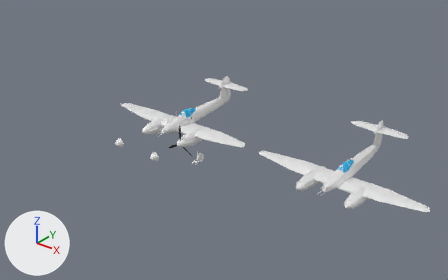
One commit to the FBX model Assets/1.Sof Objects/Aircrafts/Whirlwind/Whirlwind.fbx: the scene before it, then after it.
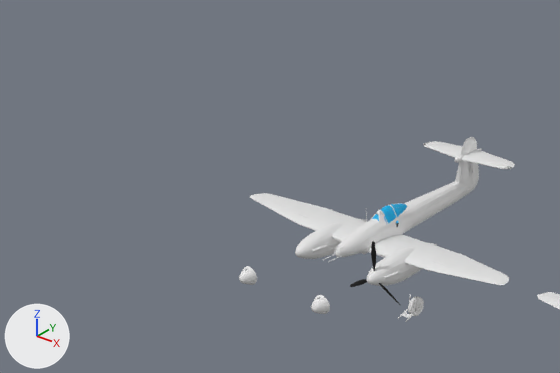
Each version is shown whole from a 50 mm camera at (32.5, -35.0, 21.3) aimed at (2.9, 2.1, -1.7), then close up on the part from 0% to 60% of the width and 4% to 68% of the height. Every picture has the same lights, and +X, +Y and +Z are marked at lower left. Where no turn or scale is listed for an object, it has been applied to the vertices. Vertices at the same position are counted once.

In view in the first close-up: 'Whirlwind Front Left Wheel', 'Whirlwind Fuselage', 'Whirlwind Landing Gear', 'Whirlwind Left Cowling', 'Whirlwind Left Wing Section 1', 'Whirlwind Left Wing Section 2', 'Whirlwind Left Wing Section 3', 'Whirlwind Nose', 'Whirlwind Right Cowling', 'Whirlwind Right Wing Section 1', 'Whirlwind Right Wing Section 2', 'Whirlwind Right Wing Section 3', 'Whirlwind Tail'.
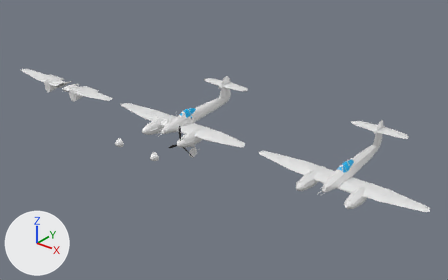
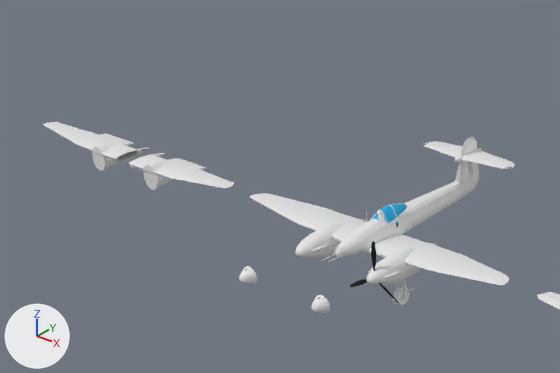
Patch to the scene script:
```diff
--- a/Assets/1.Sof Objects/Aircrafts/Whirlwind/Whirlwind.fbx.py
+++ b/Assets/1.Sof Objects/Aircrafts/Whirlwind/Whirlwind.fbx.py
@@ me_whirlwind_gear_piston @@
-me_whirlwind_gear_piston.from_pydata(...)  # 312 vertices, 364 faces; spans x -0.24..0.25, y -0.014..0.92, z -0.017..0.288
+me_whirlwind_gear_piston.from_pydata(...)  # 100 vertices, 104 faces; spans x -0.231..0.241, y -0.03..0.029, z -0.518..0.012
+# me_whirlwind_gear_piston part 1: 312 vertices removed from x -0.24..0.25, y -0.014..0.92, z -0.017..0.288; 100 vertices added at x -0.231..0.241, y -0.03..0.029, z -0.518..0.012
 me_whirlwind_gear_piston.materials.append(mat_whirlwind)
@@ ob_whirlwind_front_left_wheel @@
 ob_whirlwind_front_left_wheel = bpy.data.objects.new('Whirlwind Front Left Wheel', me_whirlwind_front_wheel)
-ob_whirlwind_front_left_wheel.location = (1.94, 0.02, -2.84)
+ob_whirlwind_front_left_wheel.location = (1.94, -0.86, -2.02)
@@ ob_whirlwind_landing_gear @@
 ob_whirlwind_landing_gear = bpy.data.objects.new('Whirlwind Landing Gear', me_whirlwind_gear_piston)
-ob_whirlwind_landing_gear.location = (1.94, -0.86, -3.1)
+ob_whirlwind_landing_gear.location = (1.94, -0.86, -1.1)
@@ ob_whirlwind_right_slat_1 @@
+ob_whirlwind_right_slat_1 = bpy.data.objects.new('Whirlwind Right Slat 1', me_whirlwind_right_slat_1)  # 40 vertices, 35 faces; spans x -0.523..0.523, y -0.063..0.357, z -0.031..0.057; in mat_whirlwind (white #e7e7e7)
+ob_whirlwind_right_slat_1.location = (-15.99, -1.01, -0.29)
@@ ob_whirlwind_left_wing_section_2_slat @@
+ob_whirlwind_left_wing_section_2_slat = bpy.data.objects.new('Whirlwind Left Wing Section 2_Slat', me_whirlwind_left_wing_section_2_slat)  # 104 vertices, 104 faces; spans x -1.63..1.63, y -0.93..0.93, z -0.18..0.18; in mat_whirlwind (white #e7e7e7)
+ob_whirlwind_left_wing_section_2_slat.location = (-9.91, -0.09, -0.25)
@@ ob_whirlwind_left_slat_2 @@
+ob_whirlwind_left_slat_2 = bpy.data.objects.new('Whirlwind Left Slat 2', me_whirlwind_left_slat_2)  # 59 vertices, 52 faces; spans x -1.29..1.74, y -0.2..0.46, z -0.15..0.11; in mat_whirlwind (white #e7e7e7)
+ob_whirlwind_left_slat_2.location = (-10.25, -0.85, -0.19)
@@ ob_whirlwind_left_slat_1 @@
+ob_whirlwind_left_slat_1 = bpy.data.objects.new('Whirlwind Left Slat 1', me_whirlwind_left_slat_1)  # 40 vertices, 35 faces; spans x -0.523..0.523, y -0.063..0.357, z -0.031..0.057; in mat_whirlwind (white #e7e7e7)
+ob_whirlwind_left_slat_1.location = (-14.01, -1.01, -0.29)
@@ ob_whirlwind_right_wing_section_2_slat @@
+ob_whirlwind_right_wing_section_2_slat = bpy.data.objects.new('Whirlwind Right Wing Section 2_Slat', me_whirlwind_right_wing_section_2_slat)  # 104 vertices, 104 faces; spans x -1.63..1.63, y -0.93..0.93, z -0.18..0.18; in mat_whirlwind (white #e7e7e7)
+ob_whirlwind_right_wing_section_2_slat.location = (-20.09, -0.09, -0.25)
@@ ob_whirlwind_right_wing_section_1_slat @@
+ob_whirlwind_right_wing_section_1_slat = bpy.data.objects.new('Whirlwind Right Wing Section 1_Slat', me_whirlwind_right_wing_section_1_slat)  # 526 vertices, 635 faces; spans x -1.48..1.54, y -0.99..1.0, z -0.61..0.61; in mat_whirlwind (white #e7e7e7)
+ob_whirlwind_right_wing_section_1_slat.location = (-16.99, -0.1, -0.66)
@@ ob_whirlwind_left_wing_section_1_slat @@
+ob_whirlwind_left_wing_section_1_slat = bpy.data.objects.new('Whirlwind Left Wing Section 1_Slat', me_whirlwind_left_wing_section_1_slat)  # 526 vertices, 635 faces; spans x -1.54..1.48, y -0.99..1.0, z -0.61..0.61; in mat_whirlwind (white #e7e7e7)
+ob_whirlwind_left_wing_section_1_slat.location = (-13.01, -0.1, -0.66)
@@ ob_whirlwind_right_slat_2 @@
+ob_whirlwind_right_slat_2 = bpy.data.objects.new('Whirlwind Right Slat 2', me_whirlwind_right_slat_2)  # 59 vertices, 52 faces; spans x -1.74..1.29, y -0.2..0.46, z -0.15..0.11; in mat_whirlwind (white #e7e7e7)
+ob_whirlwind_right_slat_2.location = (-19.75, -0.85, -0.19)
```

Location of each change, (x1, y1, x2, y2) in pixels of the close-ups (560 x 373 px):
'Whirlwind Right Wing Section 1_Slat', added
    after: (77, 135, 150, 171)
'Whirlwind Left Wing Section 1_Slat', added
    after: (130, 153, 203, 190)
'Whirlwind Left Wing Section 2_Slat', added
    after: (176, 167, 234, 188)
'Whirlwind Right Wing Section 2_Slat', added
    after: (43, 122, 109, 142)
'Whirlwind Front Left Wheel', moved
    before: (408, 296, 424, 316)
    after: (393, 286, 409, 306)
'Whirlwind Left Slat 2', added
    after: (172, 175, 222, 188)
'Whirlwind Landing Gear', reshaped, moved
    before: (398, 307, 421, 322)
    after: (396, 280, 406, 289)
'Whirlwind Right Slat 2', added
    after: (45, 125, 80, 144)
'Whirlwind Left Slat 1', added
    after: (129, 161, 146, 169)
'Whirlwind Right Slat 1', added
    after: (103, 151, 122, 159)
